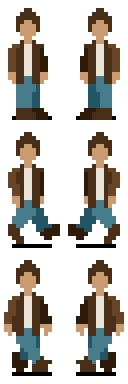
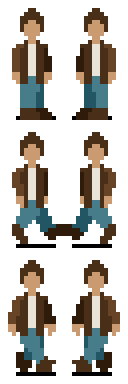
Layers edited between the first and the second 128px x 384px image:
painted on "Visible" over [4, 8, 124, 376]
